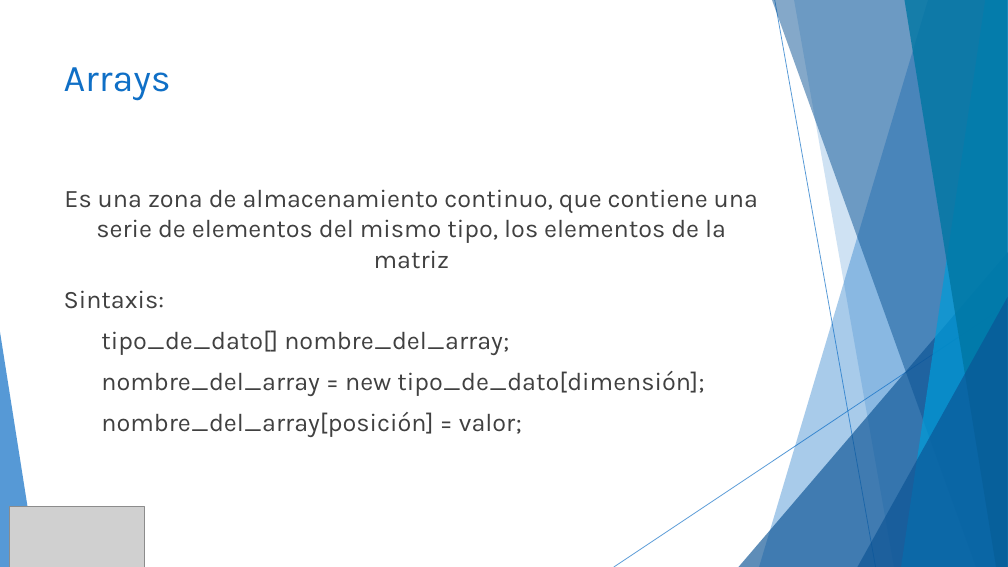
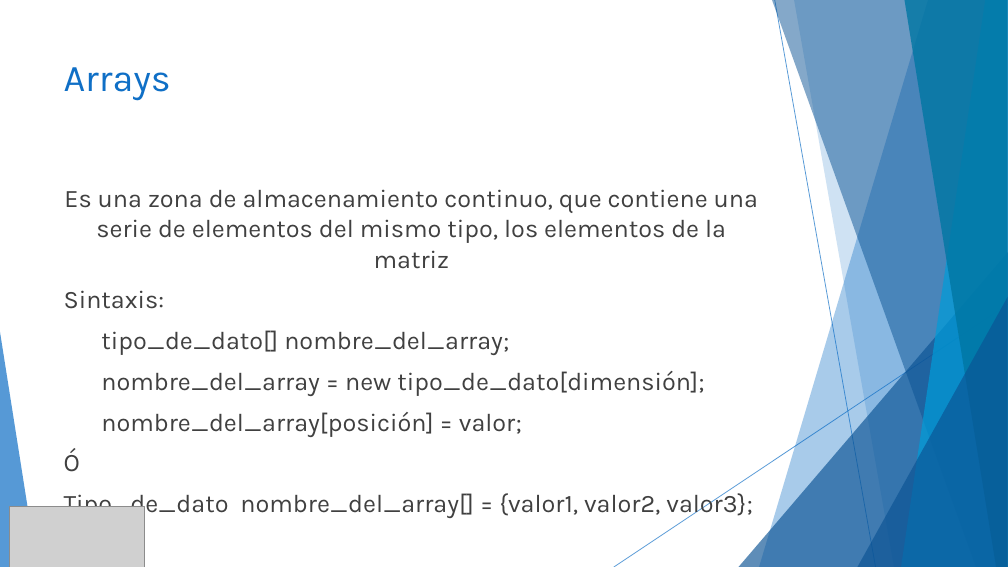
Before and after one commit to MChuil/Java, a slide deck: slide 30 of JAVA.pptx. Drawn at 1008x567 pixels with LibreOffice and Linux fonts; fonts in the diff are those of the drawing; grey boxes stand for pictures. Boxes give left, top, right and bottom in pixels: in the first picture for what was removed or moved away, otherwise in the second. Text is boxed around its words. In the diff, an @@ line names an element or a change of style, - is before the commit and + after.

```diff
--- a/JAVA.pptx
+++ b/JAVA.pptx
@@ text at (64, 449, 753, 519): paragraphs added @@
+Ó
+Tipo_de_dato nombre_del_array[] = {valor1, valor2, valor3};
```
Also in this commit, not shown: 1 other slide changed, 12 slides added, 1 slide removed, 22 other files.
